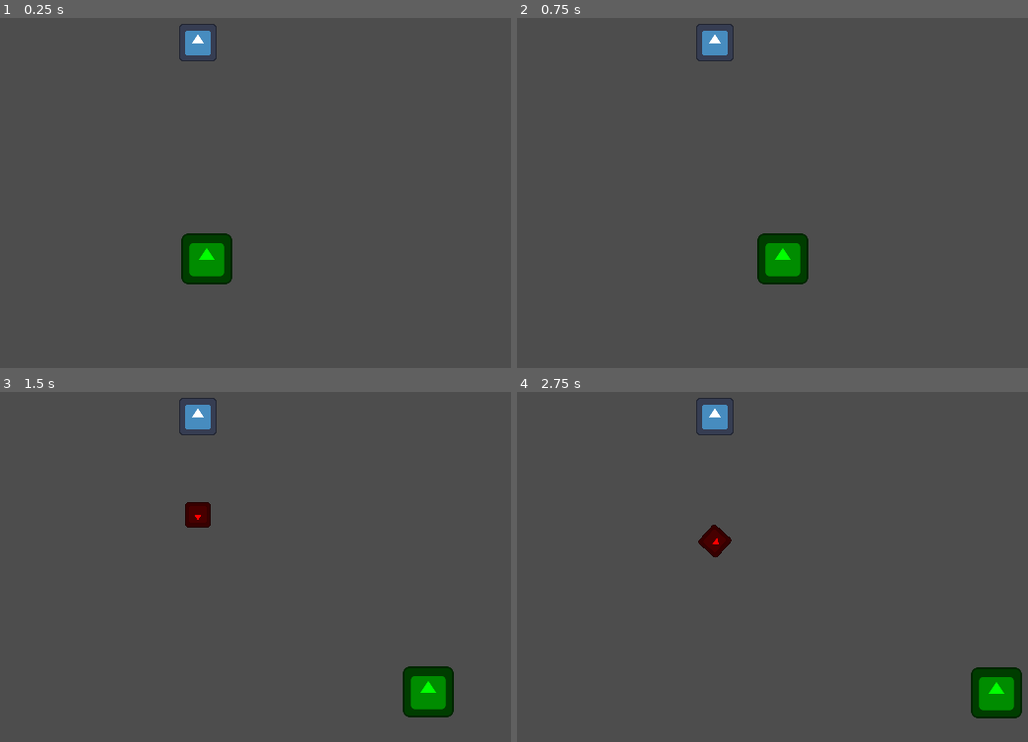
Above: before the commit, frames 1-4 (two rows, left to right).
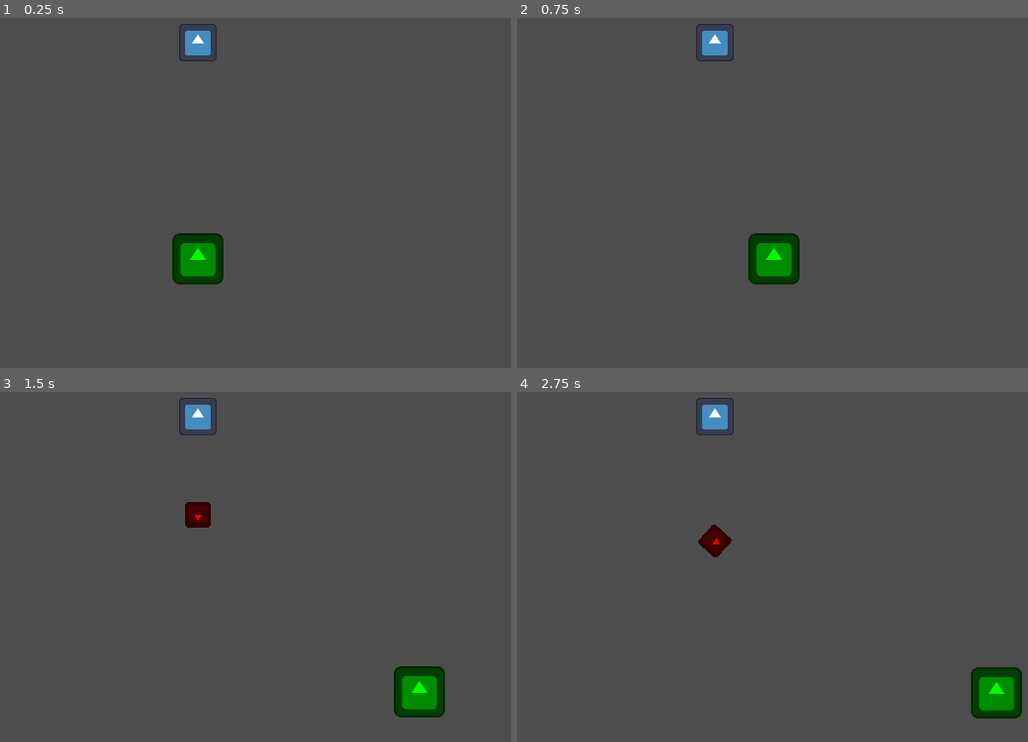
Above: after the commit, the same moments.

Repository: Zeroeth-0/Gatogun
Game: Godot game, scene res://scenes/levels/world.tscn
Two runs of this game, one before a commit and one after it. Both use one fixed random seed, a clock stepped at 60 frames per second and the inputs below. The engine's default icon, where the game draws it, is replaced by a stand-in: a white triangle on a blue panel in a dark square.
Inputs:
- Up to frame 1 (0.25 s): no input
- Up to frame 2 (0.75 s): tap Enter at 0.5 s; hold D (RIGHT) from 0.53 s (still down)
- Up to frame 3 (1.5 s): release D (RIGHT) at 1.28 s; hold S (DOWN) from 1.28 s (still down)
- Up to frame 4 (2.75 s): release S (DOWN) at 2.03 s; hold D (RIGHT) from 2.03 s (still down)

The runs differ from the first frame. In frame 1, 0.9% of the frame differs, in the area x 33-46%, y 61-77%; in frame 2, 0.9%; in frame 3, 0.9%; in frame 4, nothing differs.

Commit message:
Finished bullet and emitter

Diff:
--- a/scenes/levels/world.tscn
+++ b/scenes/levels/world.tscn
@@ -13,4 +13,5 @@
 bulletScene = ExtResource("1_xpsw6")
 
 [node name="CatPlayer" parent="." groups=["Player"] instance=ExtResource("4_nvx4x")]
+position = Vector2(317, 537)
 speed = 300
--- a/source/weapons/emitter.gd
+++ b/source/weapons/emitter.gd
@@ -9,8 +9,8 @@
 @export_group("DIRECTION")
 enum Type { NONE, AIM, GRAVITY, LEFT, RIGHT, RANDOM }
 @export var type: Type = Type.NONE
-@export_range(0, 1, 0.1) var gravIntensity: float = 0
-@export_range(0, 360, 45) var deviationAngle: int = 45
+@export_range(0, 1, 0.1) var gravIntensity: int = 0
+@export_range(0, 180, 45) var deviationAngle: int = 45
 @export_range(0, 5, 0.5) var dirStartTime: float
 @export_range(0, 5, 0.5) var dirDuration: float = 5
 
@@ -61,7 +61,7 @@
 
 @export_group("SPREAD")
 @export_range(0, 360, 15) var spreadAngle: float = 45.0 # Implementado
-@export_range(0, 600, 0) var spreadOffset: int = 100 # Implementado
+@export_range(0, 600, 100) var spreadOffset: int = 100 # Implementado
 enum SpeedVar { BULLET, ARM }
 @export var speedVar: SpeedVar = SpeedVar.BULLET # Implementado
 @export_range(0.9, 1.1, 0.02) var speedVariation: float = 1 # Implementado
@@ -135,8 +135,7 @@
 		eachArmAngle = spreadAngle / float(arms - 1)
 
 	var offsetCorrection = 0.0
-	if arms % 2 == 0:
-		offsetCorrection = eachSpreadOffset / 2
+	if arms % 2 != 0: offsetCorrection = eachSpreadOffset / 2
 
 	for r in range(repeatCount):
 		if keepSpeed:
@@ -191,7 +190,7 @@
 func shoot_bullet(shoot_dir: Vector2, shoot_pos: Vector2, shoot_spd: float):
 	var bullet = bulletScene.instantiate() as Node2D
 	bullet.position = shoot_pos + shoot_dir * distanceCenter
-	bullet.set_properties(shoot_dir.normalized(), shoot_spd)
+	bullet.set_properties(shoot_dir, shoot_spd)
 	bullet.modify_direction(type, gravIntensity, deviationAngle, dirStartTime, dirDuration)
 	bullet.modify_speed(fstNewSpeed, fstStartTime, sndNewSpeed, sndStartTime)
 	get_parent().add_child(bullet)
